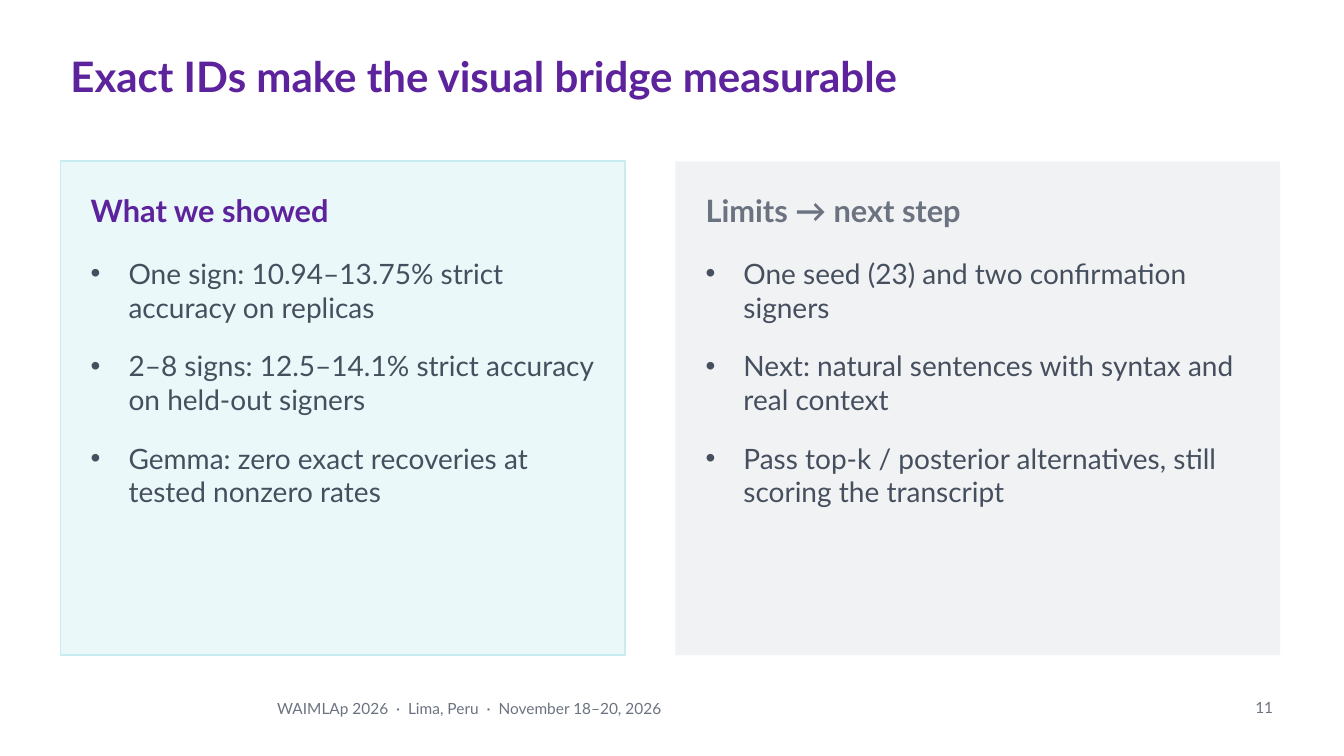
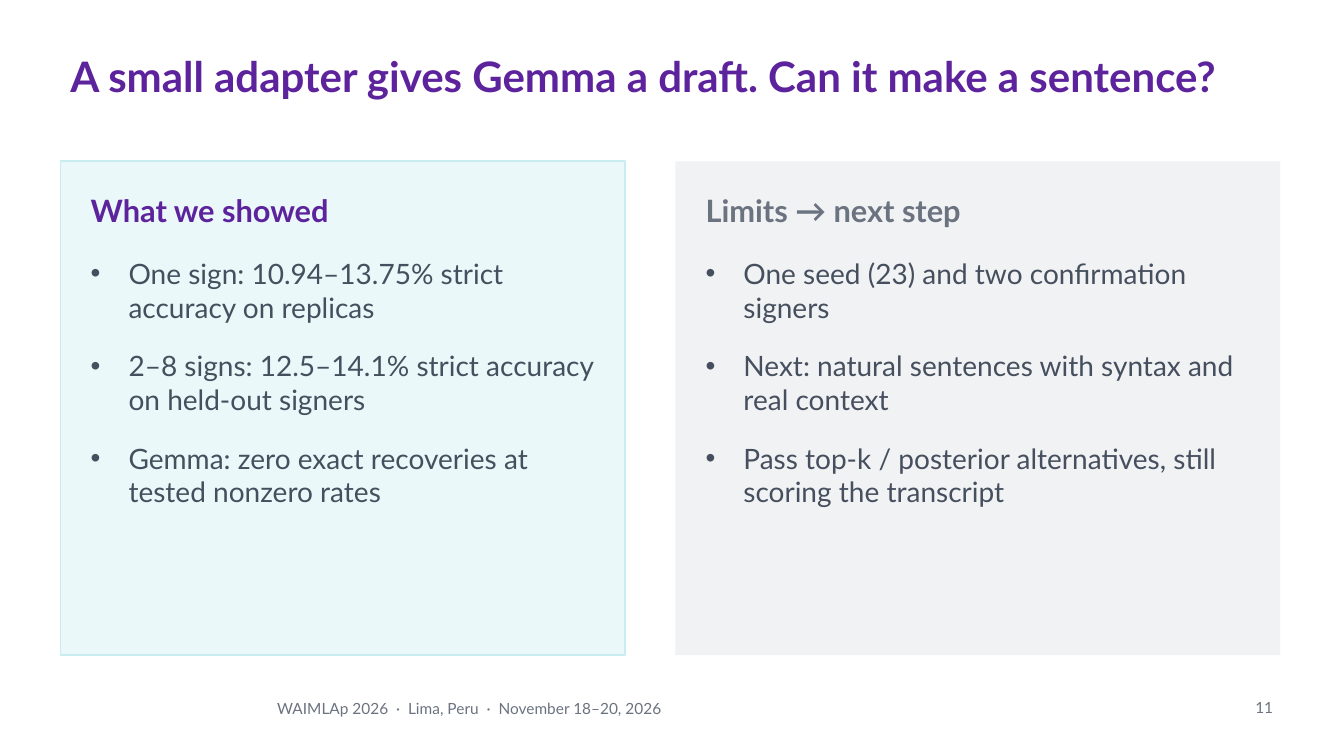
Before and after one commit to Percep3/Imitator, a slide deck: slide 11 of presentation/waimlap2026/imitator_waimlap2026.pptx. Drawn at 1344x756 pixels with LibreOffice and Linux fonts; fonts in the diff are those of the drawing; background and template pictures are left out. Boxes give left, top, right and bottom in pixels: in the first picture for what was removed or moved away, otherwise in the second. Text is boxed around its words. In the diff, an @@ line names an element or a change of style, - is before the commit and + after.

```diff
--- a/presentation/waimlap2026/imitator_waimlap2026.pptx
+++ b/presentation/waimlap2026/imitator_waimlap2026.pptx
@@ title at (x1=70, y1=60, x2=1215, y2=100): text changed @@
-Exact IDs make the visual bridge measurable
+A small adapter gives Gemma a draft. Can it make a sentence?
```
Also in this commit, not shown: 5 other slides changed, 1 slide added, 1 slide removed, 3 other files.
